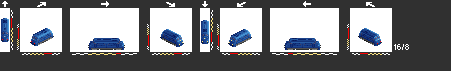
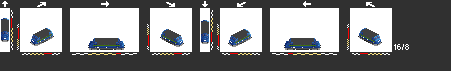
Layer changes from the first 451×71 image to the second:
hid "light" over [2, 36, 381, 45]
added layer "ohj1" above "contec1" over [1, 19, 381, 50]
